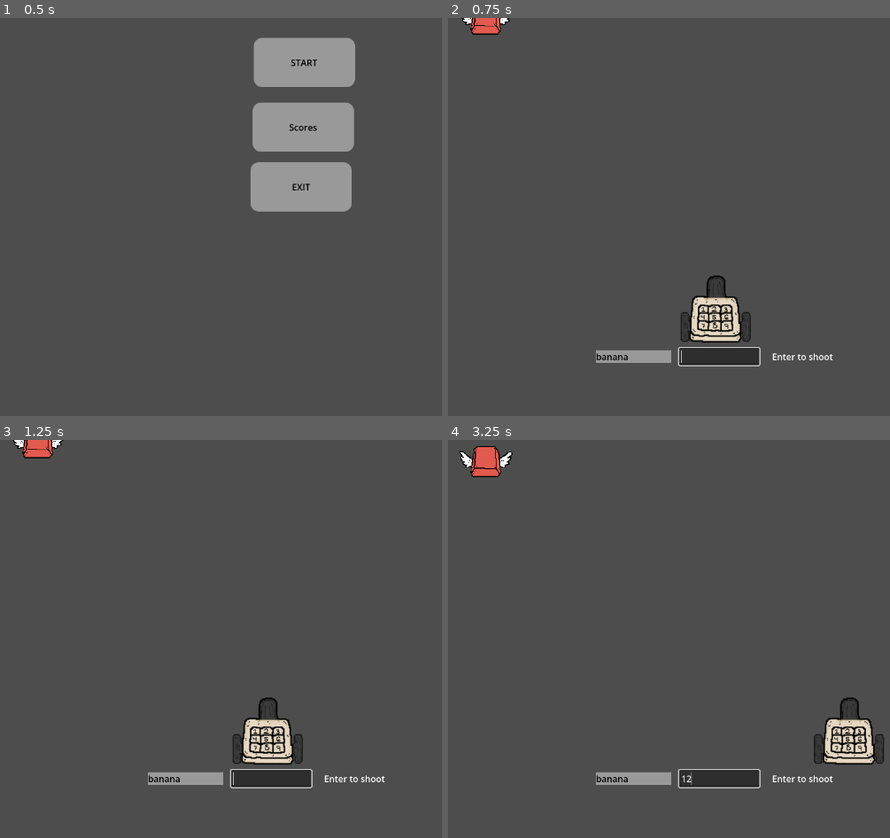
Above: before the commit, frames 1-4 (two rows, left to right).
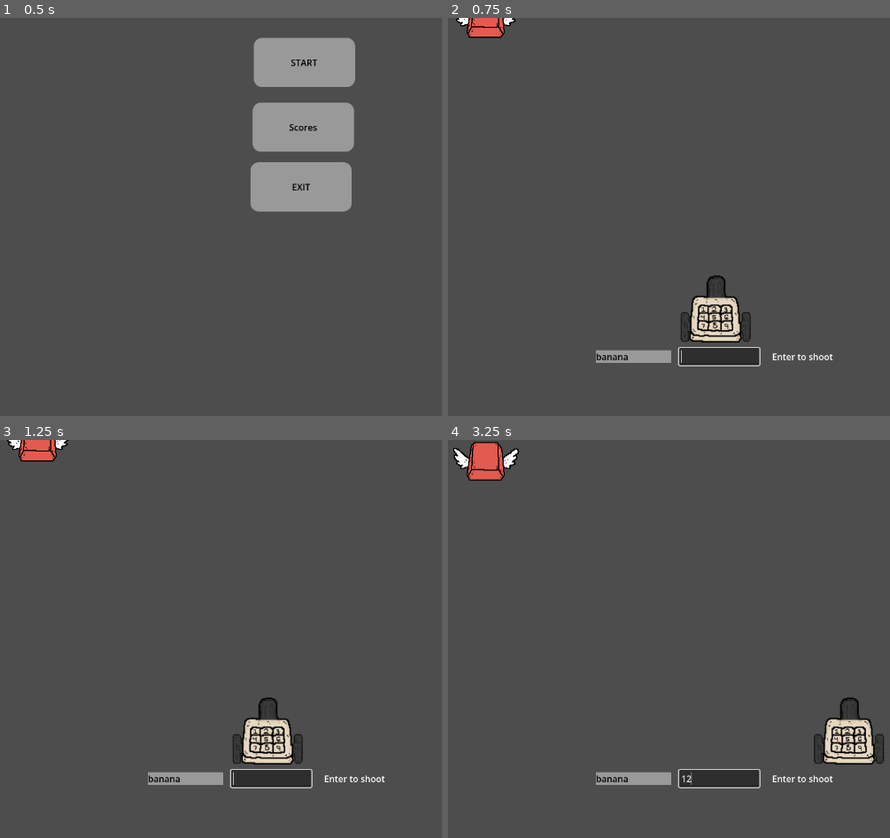
Above: after the commit, the same moments.

Repository: Jsalazar68/3390_project3
Game: Godot game, scene res://scenes/main_menu/Menu.tscn
Two runs of this game, one before a commit and one after it. Both use one fixed random seed, a clock stepped at 60 frames per second and the inputs below.
Inputs (mouse positions are in pixels of both pictures, inside the frame that each line leads up to):
- Up to frame 1 (0.5 s): no input
- Up to frame 2 (0.75 s): click "START" at 0.5 s
- Up to frame 3 (1.25 s): no input
- Up to frame 4 (3.25 s): click (717, 778) at 1.27 s; type "12" at 1.35 s; tap Enter (ui_accept) at 2, 2.27, 3.02 s; hold Right (ui_right) from 2.03 s (still down)

Frame 1 is identical in both runs. In frame 2, 0.3% of the frame differs, in the area x 1-16%, y 0-6%; in frame 3, 0.3%; in frame 4, 0.7%, in the area x 1-17%, y 0-11%.

Commit message:
Enemy collision push?
Lets go?

Diff:
--- /dev/null
+++ b/Scenes/game/Enemys.tscn
@@ -0,0 +1,16 @@
+[gd_scene format=3 uid="uid://bmdlg63shusb2"]
+
+[ext_resource type="Script" uid="uid://bbxjos864ajvo" path="res://Scenes/game/enemys.gd" id="1_bo57h"]
+[ext_resource type="Texture2D" uid="uid://bgqwd1jhecugq" path="res://assets/sprites/enemy.png" id="2_4kags"]
+
+[sub_resource type="CircleShape2D" id="CircleShape2D_l841m"]
+radius = 64.327286
+
+[node name="Enemys" type="Area2D" unique_id=851224656 groups=["target"]]
+script = ExtResource("1_bo57h")
+
+[node name="CollisionShape2D" type="CollisionShape2D" parent="." unique_id=921042148 groups=["target"]]
+shape = SubResource("CircleShape2D_l841m")
+
+[node name="Sprite2D" type="Sprite2D" parent="." unique_id=385105204]
+texture = ExtResource("2_4kags")
--- /dev/null
+++ b/Scenes/game/enemys.gd
@@ -0,0 +1,16 @@
+extends Area2D
+
+@export var speed = 0.1
+
+func _ready() -> void:
+	GlobalSignals.difficulty_increased.connect(handle_difficulty_increase)
+
+func _physics_process(delta: float) -> void:
+	global_position.y += speed
+
+func handle_difficulty_increase(new_difficlty: int):
+	var new_speed = speed + (0.125 * new_difficlty)
+	speed = clamp(new_speed, speed, 3)
+
+func set_difficulty(difficulty: int):
+	handle_difficulty_increase(difficulty)
--- a/scenes/game/Game.tscn
+++ b/scenes/game/Game.tscn
@@ -3,7 +3,7 @@
 [ext_resource type="Script" uid="uid://58ol2dabopc0" path="res://scripts/gameplay/game.gd" id="1_iukft"]
 [ext_resource type="Script" uid="uid://cqjb5e4n1urke" path="res://scripts/gameplay/player.gd" id="2_gl6un"]
 [ext_resource type="Texture2D" uid="uid://dakwv4n5sikne" path="res://assets/sprites/cannon.png" id="3_7qcb4"]
-[ext_resource type="PackedScene" uid="uid://c54ibeue7fonp" path="res://scenes/game/Pause.tscn" id="3_gbxxb"]
+[ext_resource type="PackedScene" uid="uid://c54ibeue7fonp" path="res://Scenes/game/Pause.tscn" id="3_gbxxb"]
 
 [sub_resource type="StyleBoxFlat" id="StyleBoxFlat_gl6un"]
 
--- a/scripts/gameplay/game.gd
+++ b/scripts/gameplay/game.gd
@@ -1,6 +1,6 @@
 extends Node2D
 
-var Enemy = preload("res://Scenes/game/Enemy.tscn")
+var Enemy = preload("res://Scenes/game/Enemys.tscn")
 
 var difficulty: int = 0
 var words = ["apple", "banana", "cat"]
Not shown, added: Scenes/game/enemys.gd.uid
